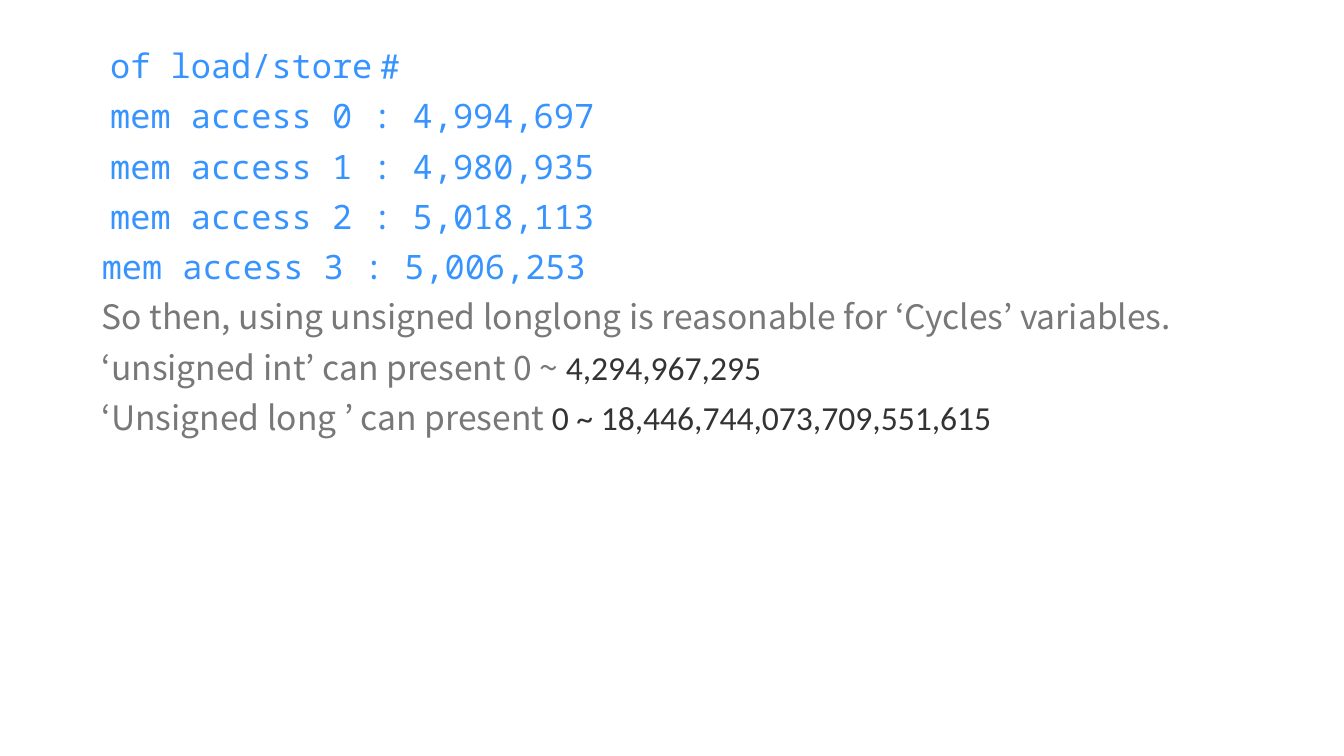
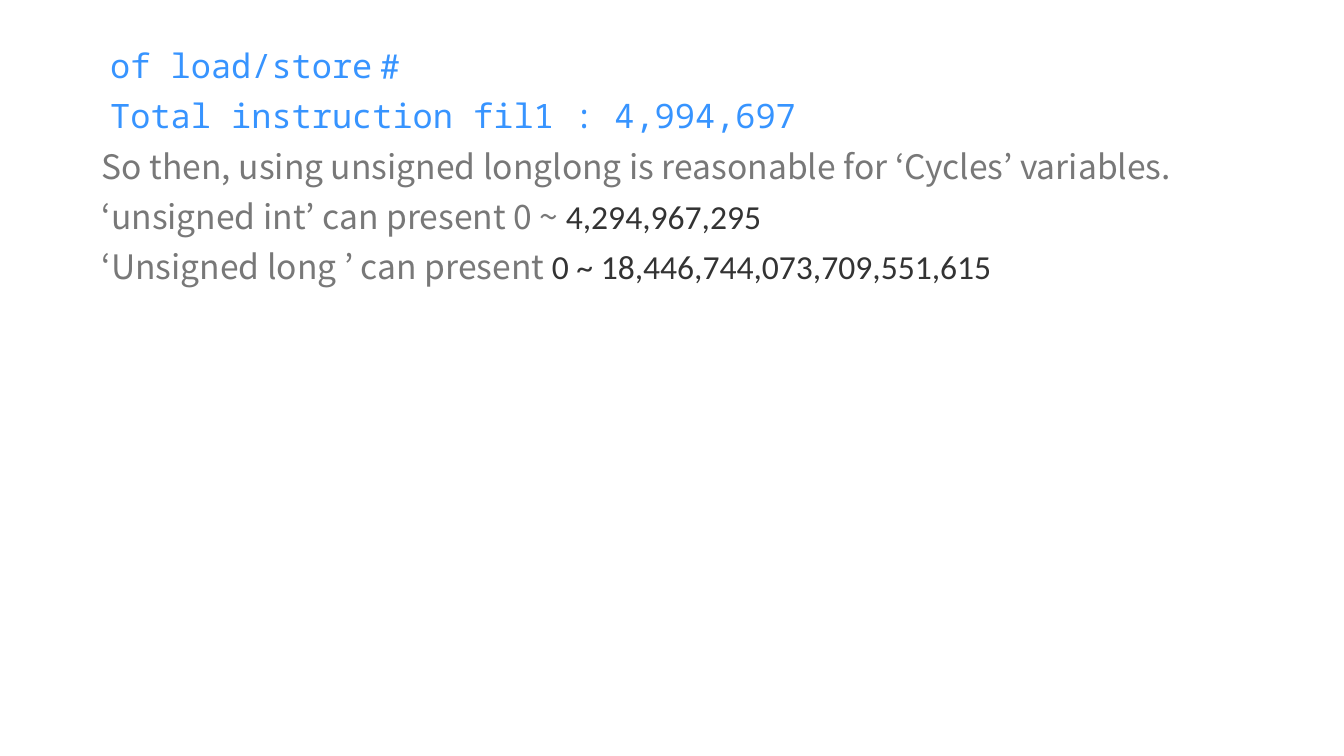
Before and after one commit to GillchLee/CS4223, a slide deck: slide 4 of assignment2/Assignment2.pptx. Drawn at 1344x756 pixels with LibreOffice and Linux fonts; fonts in the diff are those of the drawing. Boxes give left, top, right and bottom in pixels: in the first picture for what was removed or moved away, otherwise in the second. Text is boxed around its words. In the diff, an @@ line names an element or a change of style, - is before the commit and + after.

```diff
--- a/assignment2/Assignment2.pptx
+++ b/assignment2/Assignment2.pptx
@@ text at [110,102,796,133]: text changed @@
-mem access 0 : 4,994,697
-mem access 1 : 4,980,935
-mem access 2 : 5,018,113
-mem access 3 : 5,006,253
+Total instruction fil1 : 4,994,697
```
Also in this commit, not shown: 2 other slides changed, 2 slides added, 1 slide removed.
